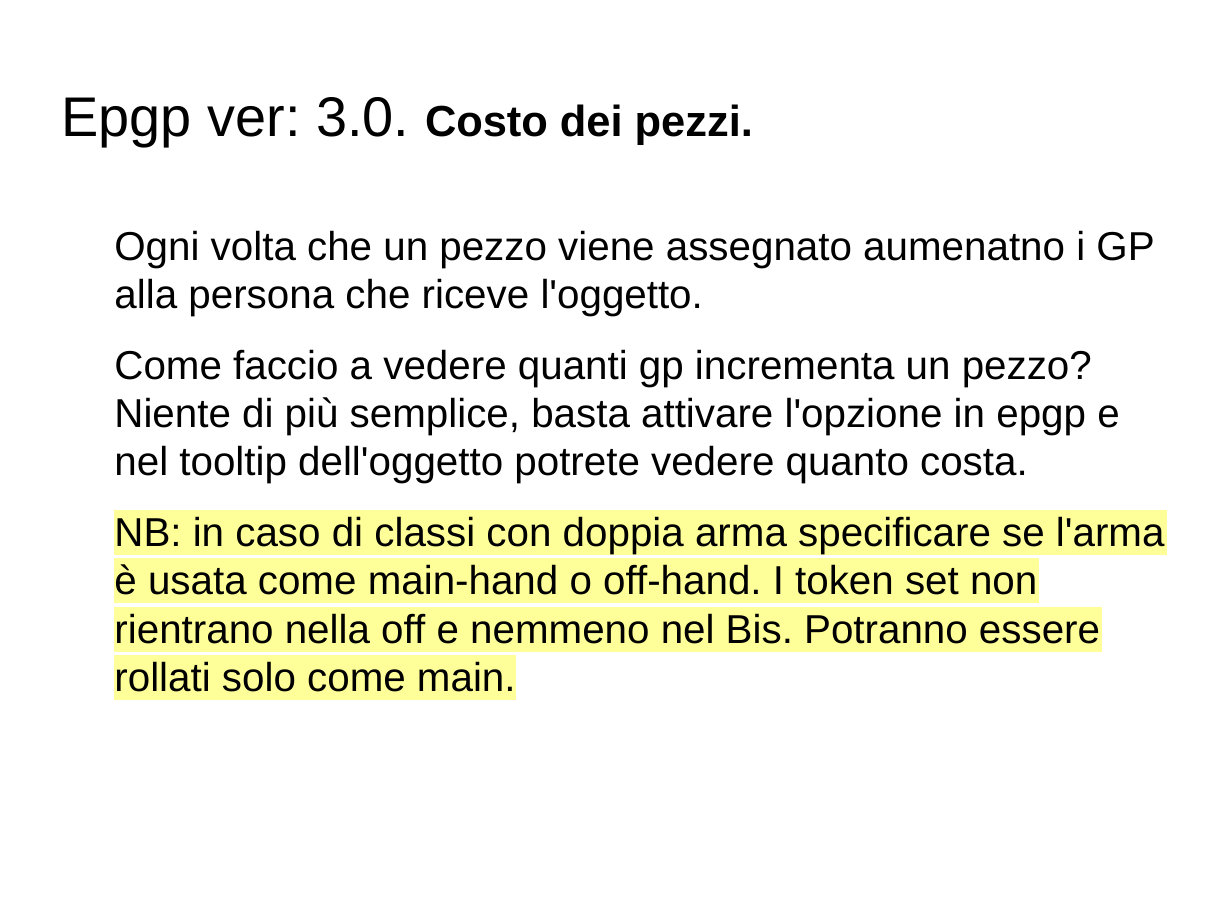
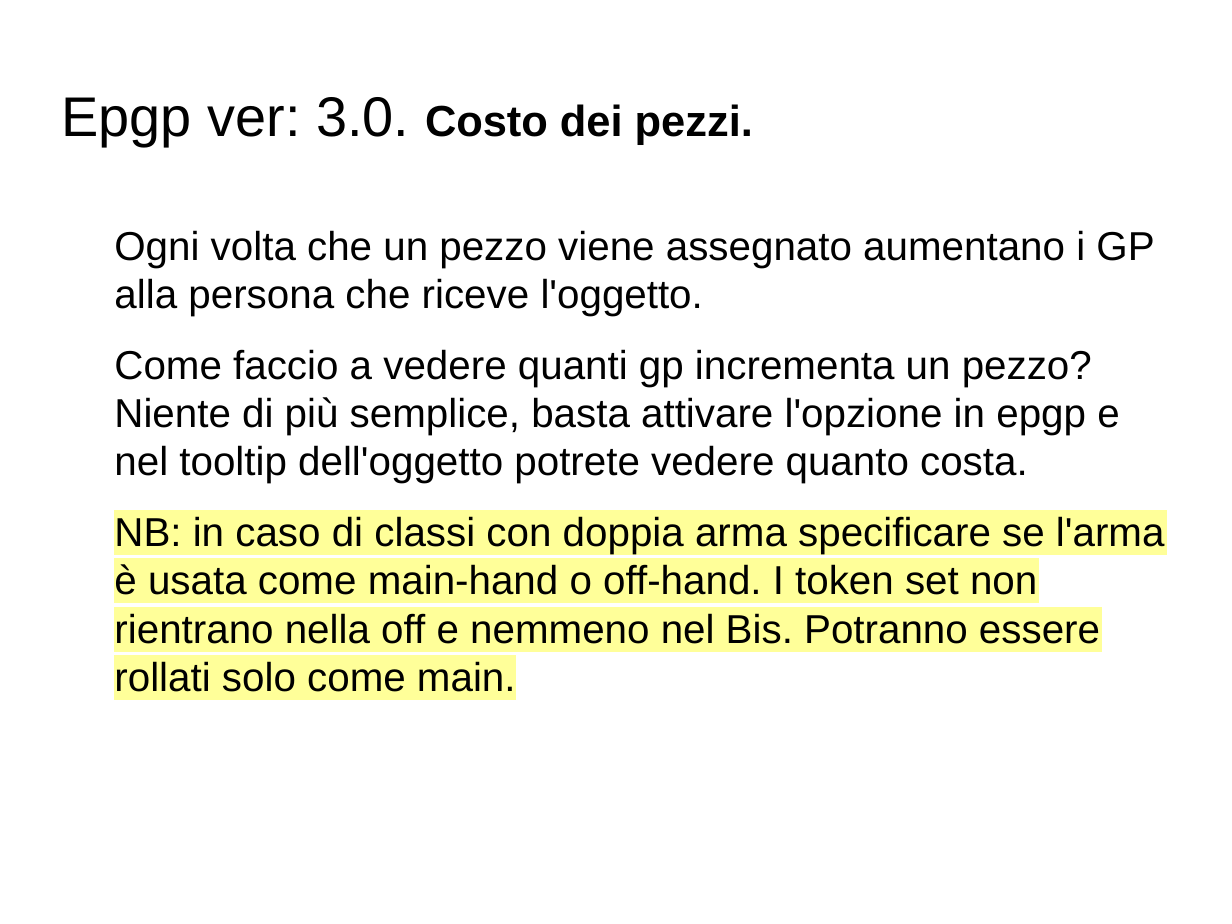
Before and after one commit to roboso/Documenti-della-gilda, a slide deck: slide 5 of epgp/epgp versione 3.2.odp. Drawn at 1232x924 pixels with LibreOffice and Linux fonts; fonts in the diff are those of the drawing; background and template pictures are left out. Boxes give left, top, right and bottom in pixels: in the first picture for what was removed or moved away, otherwise in the second. Text is boxed around its words. In the diff, an @@ line names an element or a change of style, - is before the commit and + after.

```diff
--- a/epgp/epgp versione 3.2.odp
+++ b/epgp/epgp versione 3.2.odp
@@ text at [114,230,1154,316]: text changed @@
-Ogni volta che un pezzo viene assegnato aumenatno i GP alla persona che riceve l'oggetto.
+Ogni volta che un pezzo viene assegnato aumentano i GP alla persona che riceve l'oggetto.
```
Also in this commit, not shown: 5 other slides changed, 2 other files.
